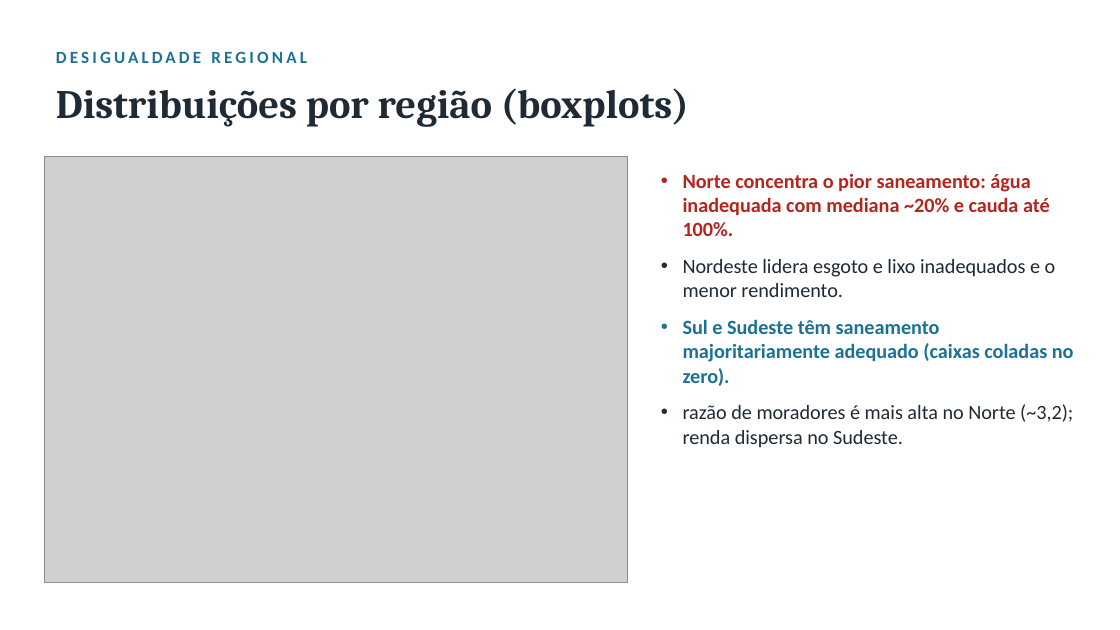
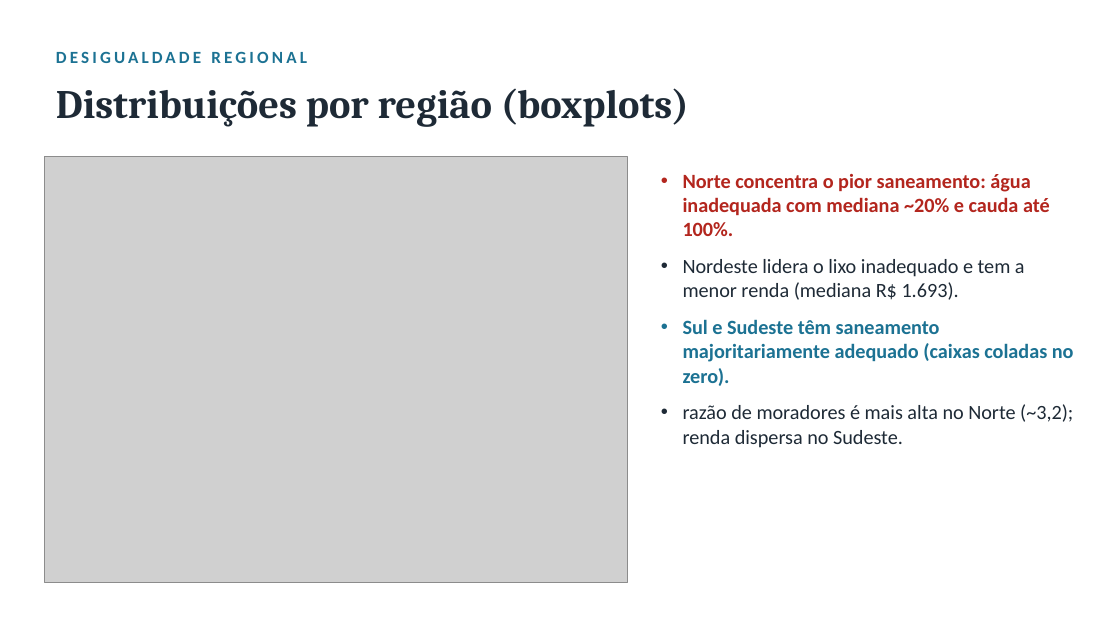
Before and after one commit to pedrinndias/Projeto_IVS_Censo, a slide deck: slide 6 of docs/Apresentacoes_IVS/2_EDA_Completa_Corrigida.pptx. Drawn at 1120x630 pixels with LibreOffice and Linux fonts; fonts in the diff are those of the drawing; grey boxes stand for pictures. Boxes give left, top, right and bottom in pixels: in the first picture for what was removed or moved away, otherwise in the second. Text is boxed around its words. In the diff, an @@ line names an element or a change of style, - is before the commit and + after.

```diff
--- a/docs/Apresentacoes_IVS/2_EDA_Completa_Corrigida.pptx
+++ b/docs/Apresentacoes_IVS/2_EDA_Completa_Corrigida.pptx
@@ text at bbox=[683, 259, 1025, 300]: text changed @@
-• Nordeste lidera esgoto e lixo inadequados e o menor rendimento.
+• Nordeste lidera o lixo inadequado e tem a menor renda (mediana R$ 1.693).
```
Also in this commit, not shown: 7 other slides changed, 1 other file.
